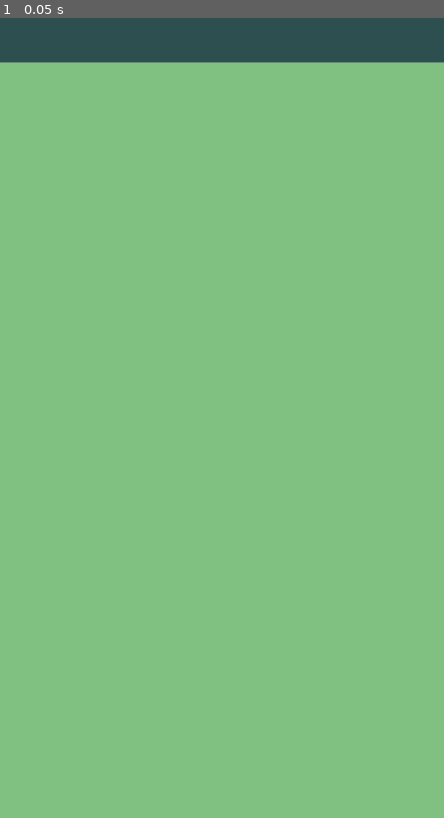
Above: before the commit, frame 1.
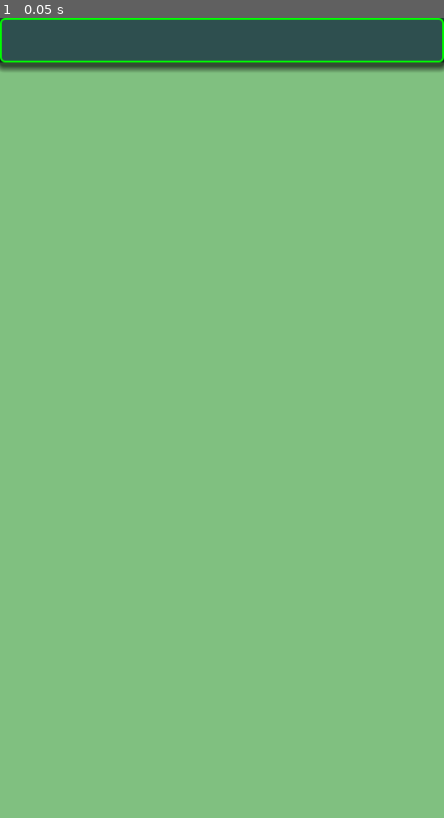
Above: after the commit, the same moment.

Repository: vivisuke/SuperTicTacToe4
Game: Godot game, scene res://main_scene.tscn
The game is run twice, just before and just after one commit, with the same random seed, the same clock (stepped at 60 frames per second) and the same inputs.
Inputs:
- Up to frame 1 (0.05 s): no input

The runs differ from the first frame. In frame 1, 1.8% of the frame differs, in the area x 0-100%, y 0-7%.

Commit message:
0003 ◎ C 12/27 03/05 0.001│ToDo│タイトルバー：描画スクリプトアタッチ、角丸・縁取り・影

Diff:
--- a/SuperTicTacToe/main_scene.tscn
+++ b/SuperTicTacToe/main_scene.tscn
@@ -1,4 +1,6 @@
-[gd_scene format=3 uid="uid://ddnaldrnxjkkx"]
+[gd_scene load_steps=2 format=3 uid="uid://ddnaldrnxjkkx"]
+
+[ext_resource type="Script" path="res://scripts/TitleBar.gd" id="1_l3eue"]
 
 [node name="MainScene" type="Node2D"]
 
@@ -12,3 +14,4 @@
 offset_right = 500.0
 offset_bottom = 50.0
 color = Color(0.180392, 0.309804, 0.309804, 1)
+script = ExtResource("1_l3eue")
--- /dev/null
+++ b/SuperTicTacToe/scripts/TitleBar.gd
@@ -0,0 +1,21 @@
+extends ColorRect
+
+const RADIUS = 5
+
+func _draw():
+	var style_box = StyleBoxFlat.new()      # 影、ボーダなどを描画するための矩形スタイルオブジェクト
+	style_box.bg_color = color   # 矩形背景色
+	style_box.border_color = Color.GREEN
+	style_box.set_border_width_all(2)
+	style_box.set_corner_radius_all(RADIUS)
+	style_box.shadow_offset = Vector2(0, 4)     # 影オフセット
+	style_box.shadow_size = 8                   # 影（ぼかし）サイズ
+	draw_style_box(style_box, Rect2(Vector2(0, 0), self.size))      # style_box に設定した矩形を描画
+
+func _ready():
+	pass # Replace with function body.
+
+
+# Called every frame. 'delta' is the elapsed time since the previous frame.
+func _process(delta):
+	pass
Not shown, changed: SuperTicTacToe4.spr
